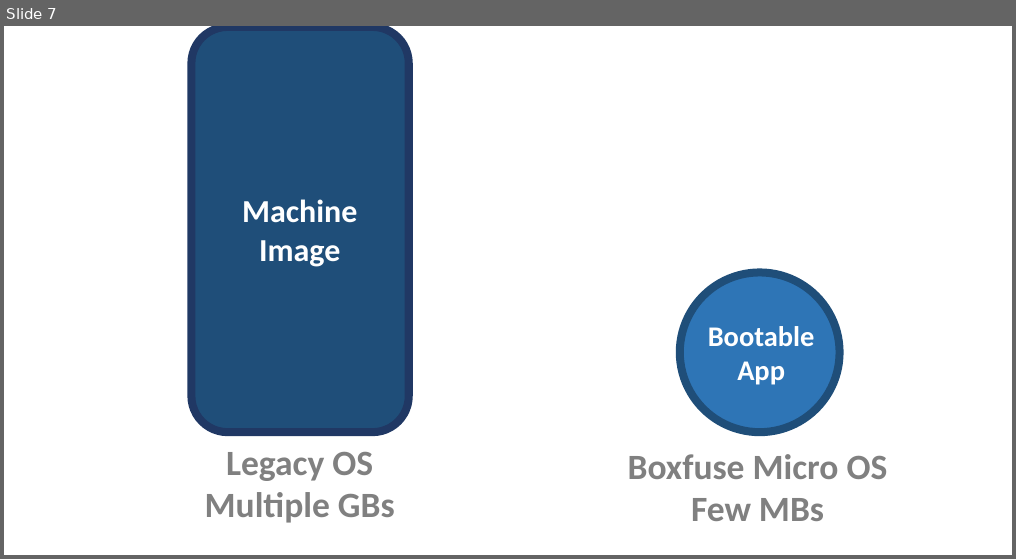
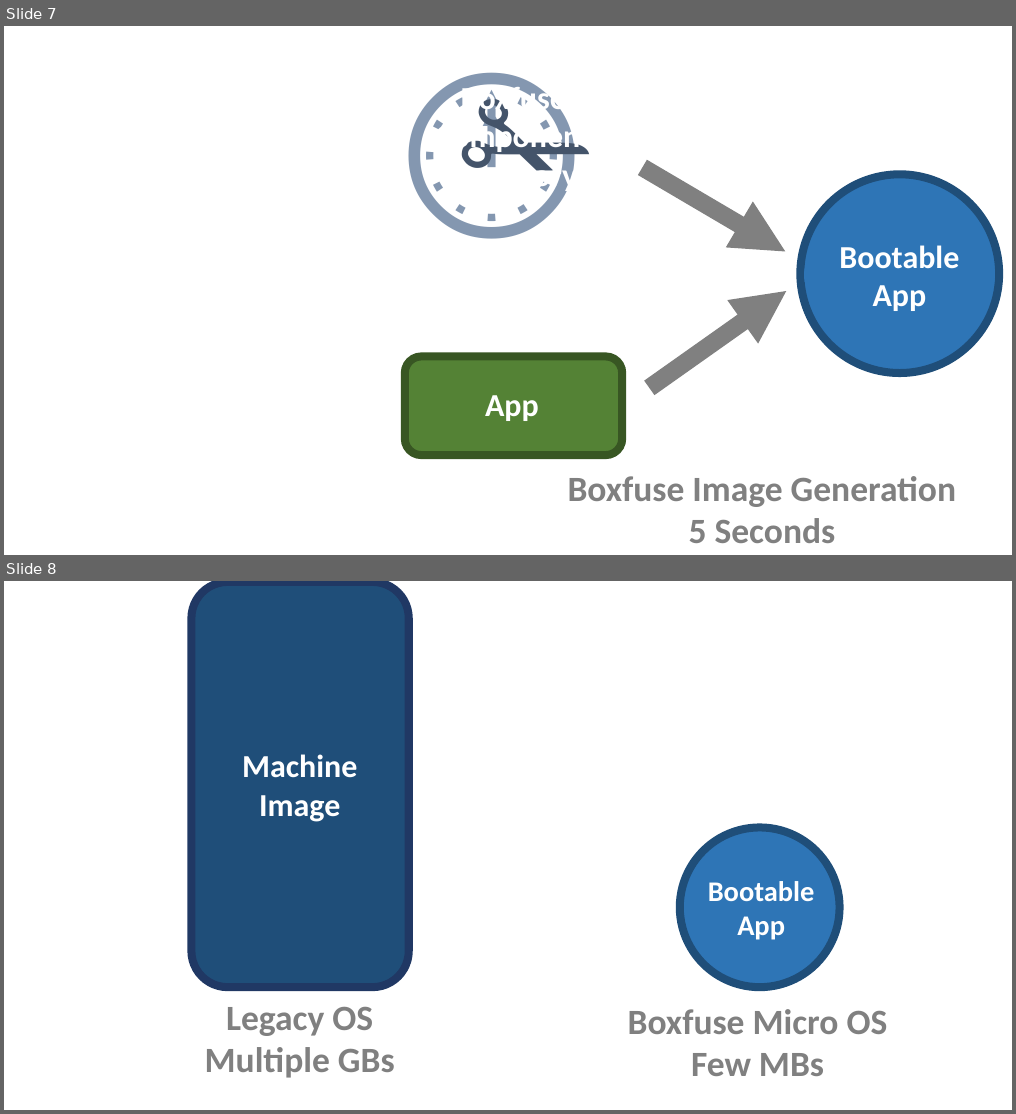
Before and after one commit to flyway/boxfuse.com, a slide deck: _sources/GettingStarted.pptx. Shown one above the other, each under a label of ours: slide 7 before the commit, slides 7 and 8 after it. The pictures are 1016x559 and 1016x1114 pixels, drawn with LibreOffice and Linux fonts; fonts in the diff are those of the drawing. Boxes give left, top, right and bottom in pixels: in the first picture for what was removed or moved away, otherwise in the second. Text is boxed around its words. In the diff, an @@ line names an element or a change of style, - is before the commit and + after.

```diff
--- a/_sources/GettingStarted.pptx
+++ b/_sources/GettingStarted.pptx
@@ slide 7 added at [4,26,1012,555], background #FFFFFF @@
@@ text added at [394,26,636,264], 239 pt, text #8497B0 @@
+🕛
@@ text added at [455,38,572,239], 181 pt, text #44546A @@
+✁
@@ text added at [435,82,591,194], 36 pt, text #FFFFFF, bold @@
+Boxfuse Component Inventory
@@ arrow added from (642, 167) to (785, 251), #808080 20 pt @@
@@ ellipse added at [800,174,999,374], fill #2E75B6, outline #1F4E79 9 pt @@
@@ ellipse added at [804,216,995,334], fill #2E75B6, 36 pt, text #FFFFFF, bold @@
+Bootable App
@@ arrow added from (649, 388) to (786, 291), #808080 20 pt @@
@@ rounded rectangle added at [405,356,622,455], fill #548235, outline #385723 9 pt @@
@@ text added at [485,395,539,421], 36 pt, text #FFFFFF, bold @@
+App
@@ text added at [568,476,956,543], 40 pt, text #808080, bold @@
+Boxfuse Image Generation
+5 Seconds
@@ what was slide 7 is now slide 8 @@
```
Also in this commit, not shown: 1 slide changed, 14 other files.
